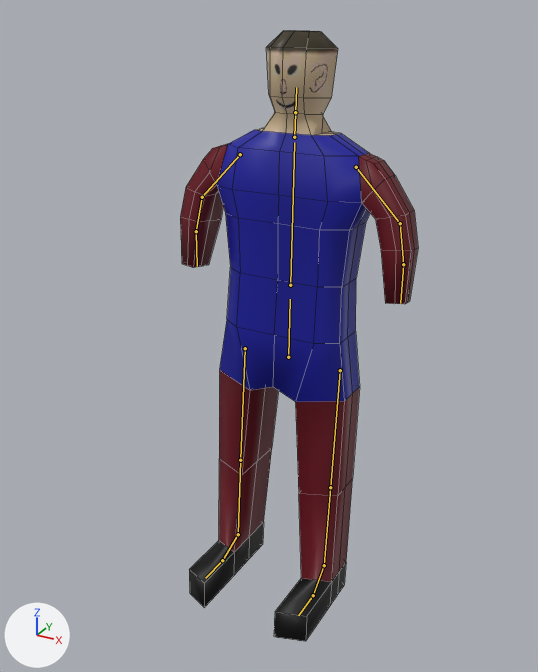
One commit to the FBX model Assets/Materials/Animations/AllAnim.fbx: the scene before it, then after it.
Before and after are seen from a camera (50 mm lens) standing at (3.05, -4.84, 5.72) and looking at (-0.06, 0.83, 2.89). Lighting does not change. The marker at lower left points along +X, +Y and +Z. The first picture is the older version. The bones that change, and the others that lie on the model, are drawn over the model as lines. Mesh edges are drawn as thin lines.
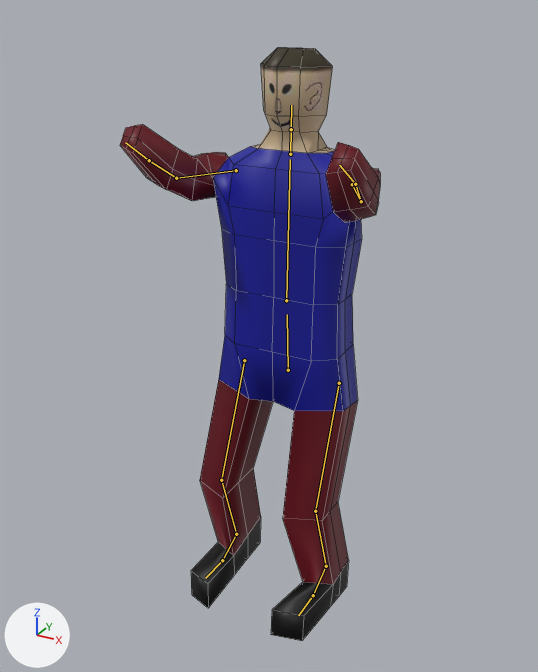
The newer file adds an action. The first version stands in its rest pose; the second is drawn at frame 35 of the action 'Armature|Resurrect'.

Where the change shows, as pixel boxes (x1, y1, x2, y2) in the pictures (538 x 672 px):
'Cube', posed (9% wider): before (180, 30, 418, 642); after (120, 48, 380, 641)
bone 'Hip', root to tip: before (288, 357) to (290, 299); after (288, 370) to (287, 314)
bone 'Spine', root to tip: before (290, 285) to (294, 142); after (286, 300) to (290, 159)
bone 'Neck', root to tip: before (294, 137) to (295, 112); after (290, 154) to (291, 129)
bone 'UpperArm.L', root to tip: before (356, 167) to (400, 223); after (352, 184) to (361, 201)
bone 'LowerArm.L', root to tip: before (400, 223) to (403, 264); after (361, 201) to (355, 184)
bone 'UpperArm.R', root to tip: before (240, 154) to (202, 197); after (236, 170) to (176, 178)
bone 'LowerArm.R', root to tip: before (202, 197) to (196, 231); after (176, 178) to (149, 160)
bone 'UpperLeg.L', root to tip: before (340, 370) to (330, 487); after (339, 383) to (315, 511)
bone 'LowerLeg.L', root to tip: before (330, 487) to (324, 565); after (315, 511) to (326, 566)
bone 'Foot.L', root to tip: before (324, 565) to (313, 595); after (326, 566) to (313, 595)
bone 'UpperLeg.R', root to tip: before (245, 348) to (240, 460); after (244, 360) to (221, 480)
bone 'LowerLeg.R', root to tip: before (240, 460) to (238, 534); after (221, 480) to (236, 534)
bone 'Foot.R', root to tip: before (238, 534) to (222, 560); after (236, 534) to (222, 560)

Patch to the scene script:
```diff
--- a/Assets/Materials/Animations/AllAnim.fbx.py
+++ b/Assets/Materials/Animations/AllAnim.fbx.py
@@ bone_hip @@
 bone_hip = bpy.data.objects['Armature'].pose.bones['Hip']  # child of 'Root'
-bone_hip.location = (0.0, 0.0, 0.0)
-bone_hip.rotation_quaternion = (1.0, 0.0, 0.0, 0.0)  # degrees (0, 0, 0)
+bone_hip.location = (0.0, -0.13, 0.01)
+bone_hip.rotation_quaternion = (0.999, 0.04, 0.0, 0.0)  # degrees (5, 0, 0)
@@ bone_spine @@
 bone_spine = bpy.data.objects['Armature'].pose.bones['Spine']  # child of 'Hip'
-bone_spine.rotation_quaternion = (1.0, 0.0, 0.0, 0.0)  # degrees (0, 0, 0)
+bone_spine.rotation_quaternion = (0.999, -0.04, 0.0, 0.0)  # degrees (-5, 0, 0)
@@ bone_neck @@
 bone_neck = bpy.data.objects['Armature'].pose.bones['Neck']  # child of 'Spine'
-bone_neck.rotation_quaternion = (1.0, 0.0, 0.0, 0.0)  # degrees (0, 0, 0)
+bone_neck.rotation_quaternion = (1.0, 0.012, 0.0, 0.0)  # degrees (1, 0, 0)
@@ bone_upperarm_l @@
 bone_upperarm_l = bpy.data.objects['Armature'].pose.bones['UpperArm.L']  # child of 'Spine'
-bone_upperarm_l.rotation_quaternion = (1.0, 0.0, 0.0, 0.0)  # degrees (0, 0, 0)
+bone_upperarm_l.rotation_quaternion = (0.721, 0.547, -0.416, -0.095)  # degrees (86, -30, -43)
@@ bone_lowerarm_l @@
 bone_lowerarm_l = bpy.data.objects['Armature'].pose.bones['LowerArm.L']  # child of 'UpperArm.L'
-bone_lowerarm_l.rotation_quaternion = (1.0, 0.0, 0.0, 0.0)  # degrees (0, 0, 0)
+bone_lowerarm_l.rotation_quaternion = (0.952, 0.28, -0.014, 0.121)  # degrees (32, -5, 13)
@@ bone_upperarm_r @@
 bone_upperarm_r = bpy.data.objects['Armature'].pose.bones['UpperArm.R']  # child of 'Spine'
-bone_upperarm_r.rotation_quaternion = (1.0, 0.0, 0.0, 0.0)  # degrees (0, 0, 0)
+bone_upperarm_r.rotation_quaternion = (0.721, 0.556, 0.402, 0.095)  # degrees (86, 28, 42)
@@ bone_lowerarm_r @@
 bone_lowerarm_r = bpy.data.objects['Armature'].pose.bones['LowerArm.R']  # child of 'UpperArm.R'
-bone_lowerarm_r.rotation_quaternion = (1.0, 0.0, 0.0, 0.0)  # degrees (0, 0, 0)
+bone_lowerarm_r.rotation_quaternion = (0.952, 0.28, 0.014, -0.121)  # degrees (32, 5, -13)
@@ bone_upperleg_l @@
 bone_upperleg_l = bpy.data.objects['Armature'].pose.bones['UpperLeg.L']  # child of 'Hip'
-bone_upperleg_l.rotation_quaternion = (1.0, 0.0, 0.0, 0.0)  # degrees (0, 0, 0)
+bone_upperleg_l.rotation_quaternion = (0.983, 0.185, 0.004, 0.005)  # degrees (21, 0, 1)
@@ bone_lowerleg_l @@
 bone_lowerleg_l = bpy.data.objects['Armature'].pose.bones['LowerLeg.L']  # child of 'UpperLeg.L'
-bone_lowerleg_l.rotation_quaternion = (1.0, 0.0, 0.0, 0.0)  # degrees (0, 0, 0)
+bone_lowerleg_l.rotation_quaternion = (0.941, -0.338, 0.0, 0.0)  # degrees (-40, 0, 0)
@@ bone_foot_l @@
 bone_foot_l = bpy.data.objects['Armature'].pose.bones['Foot.L']  # child of 'LowerLeg.L'
-bone_foot_l.rotation_quaternion = (1.0, 0.0, 0.0, 0.0)  # degrees (0, 0, 0)
+bone_foot_l.rotation_quaternion = (0.98, 0.2, 0.0, -0.008)  # degrees (23, 0, -1)
@@ bone_upperleg_r @@
 bone_upperleg_r = bpy.data.objects['Armature'].pose.bones['UpperLeg.R']  # child of 'Hip'
-bone_upperleg_r.rotation_quaternion = (1.0, 0.0, 0.0, 0.0)  # degrees (0, 0, 0)
+bone_upperleg_r.rotation_quaternion = (0.983, 0.185, -0.004, -0.005)  # degrees (21, 0, -1)
@@ bone_lowerleg_r @@
 bone_lowerleg_r = bpy.data.objects['Armature'].pose.bones['LowerLeg.R']  # child of 'UpperLeg.R'
-bone_lowerleg_r.rotation_quaternion = (1.0, 0.0, 0.0, 0.0)  # degrees (0, 0, 0)
+bone_lowerleg_r.rotation_quaternion = (0.941, -0.338, 0.0, 0.0)  # degrees (-40, 0, 0)
@@ bone_foot_r @@
 bone_foot_r = bpy.data.objects['Armature'].pose.bones['Foot.R']  # child of 'LowerLeg.R'
-bone_foot_r.rotation_quaternion = (1.0, 0.0, 0.0, 0.0)  # degrees (0, 0, 0)
+bone_foot_r.rotation_quaternion = (0.98, 0.2, 0.0, 0.008)  # degrees (23, 0, 1)
```
